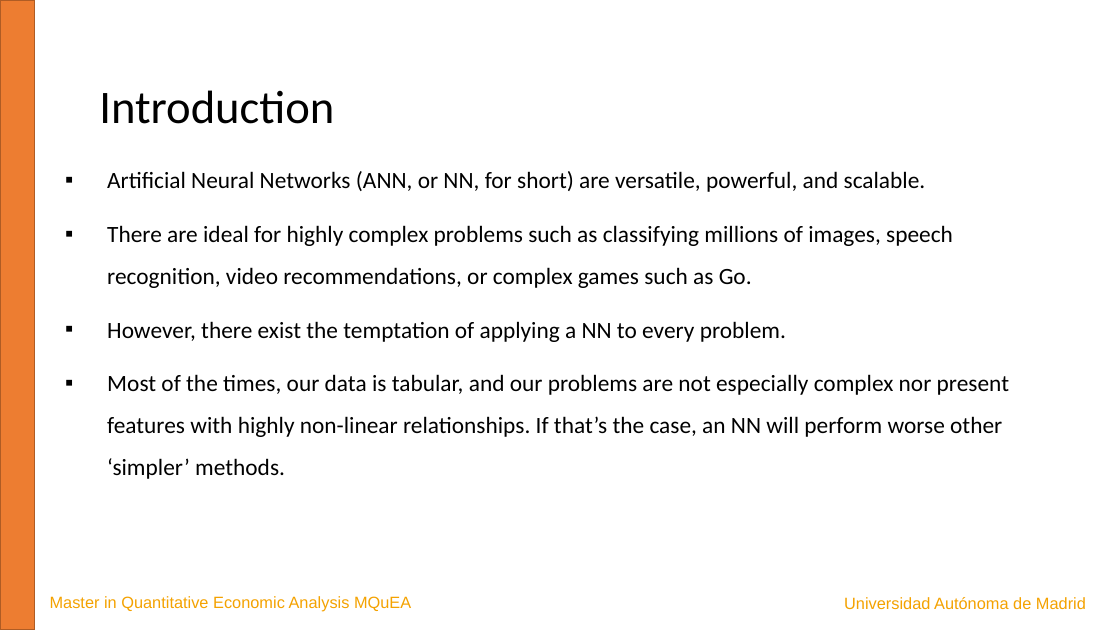
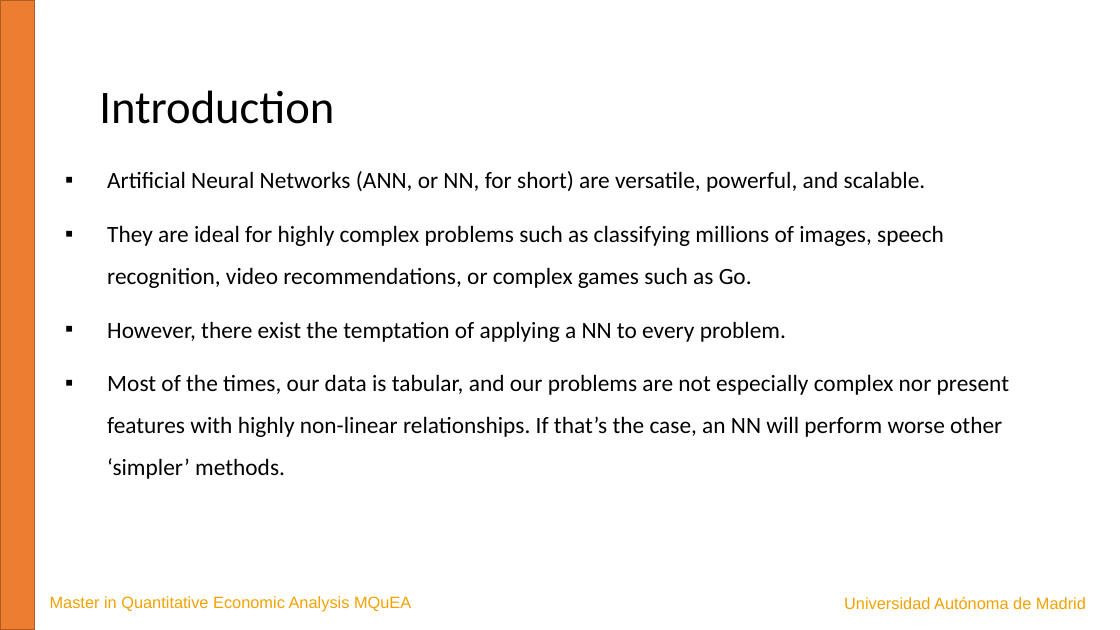
Before and after one commit to JavierBas/IMLEF-MQuEA, a slide deck: slide 3 of Course content/Slides/Topic 6 - Artificial Neural Networks.pptx. Drawn at 1120x630 pixels with LibreOffice and Linux fonts; fonts in the diff are those of the drawing. Boxes give left, top, right and bottom in pixels: in the first picture for what was removed or moved away, otherwise in the second. Text is boxed around its words. In the diff, an @@ line names an element or a change of style, - is before the commit and + after.

```diff
--- a/Course content/Slides/Topic 6 - Artificial Neural Networks.pptx
+++ b/Course content/Slides/Topic 6 - Artificial Neural Networks.pptx
@@ text at (x1=107, y1=225, x2=944, y2=288): text changed @@
-▪ There are ideal for highly complex problems such as classifying millions of images, speech recognition, video recommendations, or complex games such as Go.
+▪ They are ideal for highly complex problems such as classifying millions of images, speech recognition, video recommendations, or complex games such as Go.
```
Also in this commit, not shown: 4 other slides changed, 1 other file.
